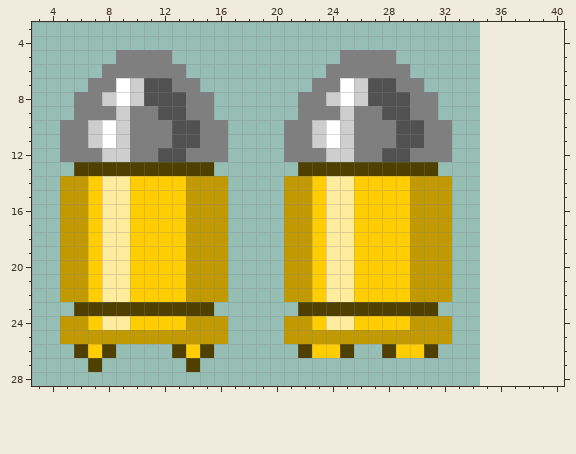
Pixel-art sprite, stored at C++/GPC_Game/Game/Animation/bulletman_idle_back[2].png. Above, as it was before the edit.
The file is 32x27 pixels. Shown: x 3..40, y 3..28. The old version is drawn lined up with the new one, on the new canvas.
Now the later version:
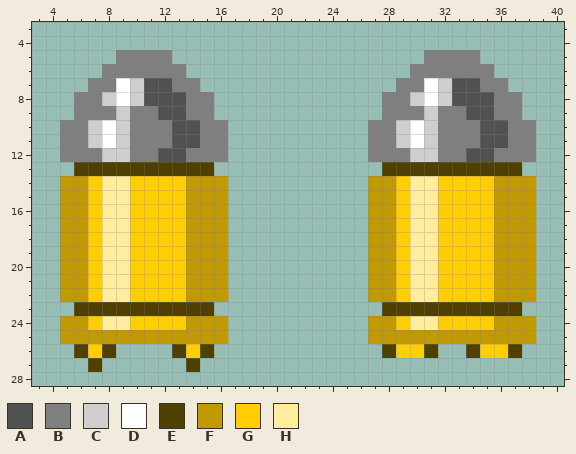
Palette (. is transparent): A #515151  B #7f7f7f  C #cecece  D #ffffff  E #504000  F #c09a00  G #ffcd00  H #ffec9d
Difference:
canvas 32x27 -> 44x33, the old top-left corner now at 3,3
y 5: x 25..28 BBBB -> ....; x 31..34 .... -> BBBB
y 6: x 24..35 BBBBBB...... -> ......BBBBBB
y 7: x 23..28 BBDCAA -> ......; x 31..36 ...... -> DCAABB
y 8: x 22..37 BBCDCAAABB...... -> ......BBCDCAAABB
y 9: x 22..29 BBBCBBAA -> ......BB; x 31..37 B...... -> CBBAABB
y 10..11: x 21..26 BBCDCB -> ......; x 29..31 AAB -> CDC; x 33..38 ...... -> BBAABB
y 12: x 21..26 BBBCCB -> ......; x 28..31 AABB -> BBCC; x 33..38 ...... -> BAABBB
y 13: x 22..27 EEEEEE -> ......; x 32..37 ...... -> EEEEEE
y 14..22: x 21..28 FFGHHGGG -> ......FF; x 30..38 FFF...... -> HHGGGGFFF
y 23: x 22..27 EEEEEE -> ......; x 32..37 ...... -> EEEEEE
y 24: x 21..28 FFGHHGGG -> ......FF; x 30..38 FFF...... -> HHGGGGFFF
y 25: x 21..26 FFFFFF -> ......; x 33..38 ...... -> FFFFFF
y 26: x 22..25 EGGE -> ....; x 34..37 .... -> EGGE
Where, in picture pixels (left, top, right, bottom), the same in both pictures:
changed: (284, 50, 536, 358)
